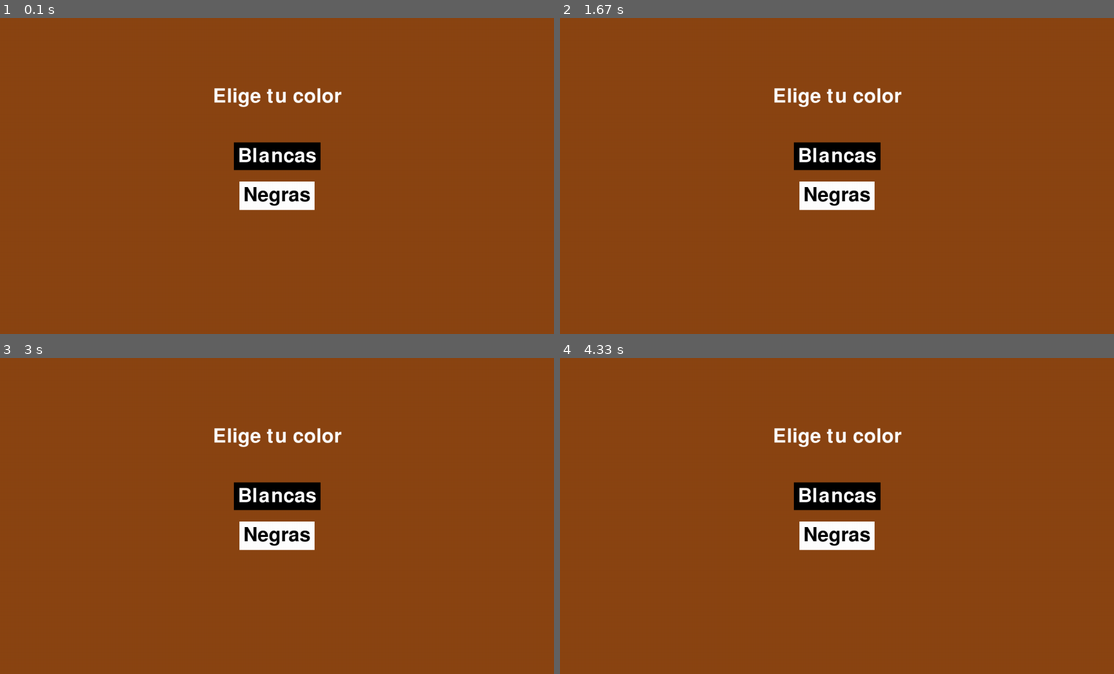
Above: before the commit, frames 1-4 (two rows, left to right).
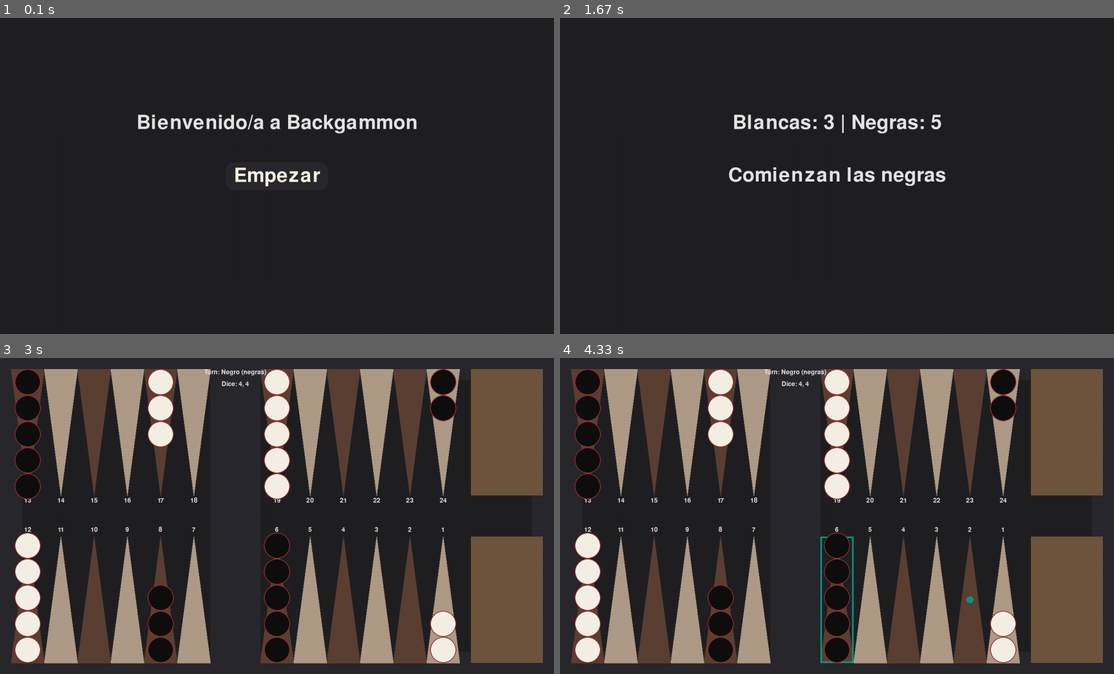
Above: after the commit, the same moments.

Repository: um-computacion/computacion-2025-backgammon-BarbozaFederico
Game: pygame game, started from backgammon/pygame_ui/ui.py
Two runs of this game, one before a commit and one after it. Both use one fixed random seed, a clock stepped at 60 frames per second and the inputs below.
Inputs (mouse positions are in pixels of both pictures, inside the frame that each line leads up to):
- Up to frame 1 (0.1 s): no input
- Up to frame 2 (1.67 s): click (837, 176) at 0.38 s
- Up to frame 3 (3 s): no input
- Up to frame 4 (4.33 s): click (981, 566) at 3.22 s; click (837, 598) at 4.05 s

The runs differ from the first frame. In frame 1, 100% of the frame differs, in the area x 0-100%, y 0-100%; in frame 2, 100%; in frame 3, 100%; in frame 4, 100%.

Commit message:
feat: Se corrigio y agrego nueva estetica

Diff:
--- a/backgammon/pygame_ui/ui.py
+++ b/backgammon/pygame_ui/ui.py
@@ -7,12 +7,35 @@
 
 # Constants
 WIDTH, HEIGHT = 1400, 800
-BOARD_COLOR = (244, 226, 198)  # A beige-like color
-BROWN = (139, 69, 19)
+
+# --- Nueva Paleta de Colores ---
+# --- Nueva Paleta de Colores (Dark Edition) ---
+
+COLOR_FONDO_TABLERO   = (40, 40, 45)      # Gris grafito oscuro (fondo principal)
+COLOR_TRIANGULO_CLARO = (175, 155, 135)   # Beige apagado
+COLOR_TRIANGULO_OSCURO= (92, 64, 51)      # Marrón chocolate profundo
+
+COLOR_FONDO_MESA      = (32, 32, 35)      # Gris muy oscuro (background interno)
+COLOR_BEAR_OFF_BAR    = (110, 85, 60)     # Madera tostada (zona de borneado)
+
+COLOR_PIEZA_NEGRA     = (15, 15, 15)      # Negro mate
+COLOR_PIEZA_BLANCA    = (245, 240, 230)   # Marfil cálido (evita blanco chillón)
+
+COLOR_BORDE_FICHA     = (153, 45, 45)     # Vino oscuro suave (en vez de rojo puro)
+COLOR_TEXTO_NEGRO     = (230, 230, 230)   # Gris claro para texto sobre fondo oscuro
+COLOR_TEXTO_BLANCO    = (250, 244, 227)   # Blanco cálido para contraste
+
+COLOR_HIGHLIGHT       = (0, 155, 130)     # Verde azulado profundo (destaca sin molestar)
+COLOR_BOTON_HOVER     = (119, 97, 82)     # Marrón suave (hover amigable)
+
+
+# --- Colores Antiguos (se mantendrán si son necesarios para elementos no temáticos) ---
 BLACK = (0, 0, 0)
 WHITE = (255, 255, 255)
 RED = (255, 0, 0)
+BOARD_COLOR = COLOR_FONDO_TABLERO
 GREEN = (0, 255, 0)
+
 
 # Game States
 SELECCION_COLOR = "SELECCION_COLOR"
@@ -38,12 +61,10 @@
 
         # Game state
         self.estado_juego = SELECCION_COLOR
-        self.color_elegido = None
         self.dados_iniciales = {"blancas": 0, "negras": 0}
         self.ganador_tirada_inicial = None
         self.tiempo_inicio_tirada = None
-        self.boton_blancas_rect = None
-        self.boton_negras_rect = None
+        self.boton_empezar_rect = None
         self.juego_iniciado = False
 
         self.game_over = False
@@ -111,30 +132,24 @@
 
     def _setup_game(self):
         """Sets up the players and starts the game."""
-        # El jugador humano siempre será P1, el color se basa en la selección
-        color_humano = self.color_elegido
-        color_ia = "negras" if color_humano == "blancas" else "blancas"
-
-        # Las configuraciones se mantienen, solo cambiamos qué configuración pertenece a P1
-        config_blancas = {
-            "id": "P1" if color_humano == "blancas" else "P2",
-            "nombre": "Blanco",
-            "color": "blancas",
-            "direccion": 1,
-            "home_points": range(18, 24),
-            "entry_point": -1,
-        }
-        config_negras = {
-            "id": "P2" if color_humano == "blancas" else "P1",
-            "nombre": "Negro",
-            "color": "negras",
-            "direccion": -1,
-            "home_points": range(0, 6),
-            "entry_point": 24,
-        }
-
-        player_configs = [config_blancas, config_negras]
-
+        player_configs = [
+            {
+                "id": "P1",
+                "nombre": "Blanco",
+                "color": "blancas",
+                "direccion": 1,
+                "home_points": range(18, 24),
+                "entry_point": -1,
+            },
+            {
+                "id": "P2",
+                "nombre": "Negro",
+                "color": "negras",
+                "direccion": -1,
+                "home_points": range(0, 6),
+                "entry_point": 24,
+            },
+        ]
         self.game.setup_players(player_configs)
         self.game.start_game(
             primer_jugador_color=self.ganador_tirada_inicial
@@ -173,7 +188,7 @@
 
     def _draw_checkers(self):
         """Draws the checkers on the board based on the game state."""
-        checker_colors = {"blancas": WHITE, "negras": BLACK}
+        checker_colors = {"blancas": COLOR_PIEZA_BLANCA, "negras": COLOR_PIEZA_NEGRA}
 
         # Highlight selected source
         if self.selected_source is not None:
@@ -182,7 +197,7 @@
                 rect = self.bar_rects[player_color]
             else:
                 rect = self.point_rects[self.selected_source]
-            pygame.draw.rect(self.screen, GREEN, rect, 4)
+            pygame.draw.rect(self.screen, COLOR_HIGHLIGHT, rect, 4)
 
         # Draw checkers on points first
         for point_idx, checkers in enumerate(self.game.board.points):
@@ -213,7 +228,7 @@
                     self.screen, color, (center_x, center_y), self.checker_radius
                 )
                 pygame.draw.circle(
-                    self.screen, RED, (center_x, center_y), self.checker_radius, 2
+                    self.screen, COLOR_BORDE_FICHA, (center_x, center_y), self.checker_radius, 2
                 )
 
         # Draw checkers on the bar
@@ -232,14 +247,14 @@
                     self.screen, color, (bar_x, center_y), self.checker_radius
                 )
                 pygame.draw.circle(
-                    self.screen, RED, (bar_x, center_y), self.checker_radius, 2
+                    self.screen, COLOR_BORDE_FICHA, (bar_x, center_y), self.checker_radius, 2
                 )
 
         # Draw borne-off checkers count inside the bear-off areas
         white_borne_off = len(self.game.board.get_borne_off("blancas"))
         if white_borne_off > 0:
             white_rect = self.bear_off_rects["blancas"]
-            white_text = self.font.render(f"Off: {white_borne_off}", True, BLACK)
+            white_text = self.font.render(f"Off: {white_borne_off}", True, COLOR_TEXTO_NEGRO)
             self.screen.blit(
                 white_text,
                 (
@@ -251,7 +266,7 @@
         black_borne_off = len(self.game.board.get_borne_off("negras"))
         if black_borne_off > 0:
             black_rect = self.bear_off_rects["negras"]
-            black_text = self.font.render(f"Off: {black_borne_off}", True, WHITE)
+            black_text = self.font.render(f"Off: {black_borne_off}", True, COLOR_TEXTO_BLANCO)
             self.screen.blit(
                 black_text,
                 (
@@ -265,11 +280,11 @@
             if dest == "bear_off":
                 player_color = self.game.get_current_player().get_color()
                 rect = self.bear_off_rects[player_color]
-                pygame.draw.rect(self.screen, GREEN, rect, 4)
+                pygame.draw.rect(self.screen, COLOR_HIGHLIGHT, rect, 4)
             else:
                 rect = self.point_rects[dest]
                 pygame.draw.circle(
-                    self.screen, GREEN, rect.center, self.checker_radius * 0.3
+                    self.screen, COLOR_HIGHLIGHT, rect.center, self.checker_radius * 0.3
                 )
 
     def _draw_game_over_screen(self):
@@ -281,7 +296,7 @@
 
         # Display winner message
         winner_text = f"¡Gana el jugador {self.winner.get_nombre()}!"
-        text_surface = self.large_font.render(winner_text, True, WHITE)
+        text_surface = self.large_font.render(winner_text, True, COLOR_TEXTO_BLANCO)
         text_rect = text_surface.get_rect(center=(WIDTH / 2, HEIGHT / 2))
         self.screen.blit(text_surface, text_rect)
 
@@ -293,8 +308,8 @@
         player_text = f"Turn: {player.get_nombre()} ({player.get_color()})"
         dice_text = f"Dice: {dice[0]}, {dice[1]}" if dice else "Dice: Not rolled"
 
-        player_surface = self.font.render(player_text, True, BLACK)
-        dice_surface = self.font.render(dice_text, True, BLACK)
+        player_surface = self.font.render(player_text, True, COLOR_TEXTO_NEGRO)
+        dice_surface = self.font.render(dice_text, True, COLOR_TEXTO_NEGRO)
 
         info_x = self.board_edge + 6 * self.point_width + self.bar_width / 2
 
@@ -309,28 +324,25 @@
         """
         Draws the static elements of the backgammon board using pre-calculated rects.
         """
-        # Draw the main board background and frame
-        frame_color = (139, 69, 19)  # SaddleBrown
-        self.screen.fill(BOARD_COLOR)
+        # Dibuja el fondo de la mesa y el marco del tablero
+        self.screen.fill(COLOR_FONDO_MESA)
         pygame.draw.rect(
-            self.screen, frame_color, (0, 0, WIDTH, HEIGHT), self.board_edge * 2
-        )
-
-        # Draw the bar
+            self.screen, COLOR_FONDO_TABLERO, (0, 0, WIDTH, HEIGHT), self.board_edge * 2
+        )
+
+        # Dibuja la barra central
         bar_x = self.board_edge + 6 * self.point_width
-        pygame.draw.rect(self.screen, frame_color, (bar_x, 0, self.bar_width, HEIGHT))
-
-        # Draw bear-off areas
-        bear_off_color = (100, 100, 220, 128)  # A semi-transparent blue
+        pygame.draw.rect(self.screen, COLOR_FONDO_TABLERO, (bar_x, 0, self.bar_width, HEIGHT))
+
+        # Dibuja las áreas de bear-off
         for color, rect in self.bear_off_rects.items():
-            pygame.draw.rect(self.screen, bear_off_color, rect)
-            # The count of borne-off checkers is now drawn in _draw_checkers
-
-        # Points colors
-        color1 = (210, 180, 140)  # Tan
-        color2 = (139, 115, 85)  # Tan4
-
-        # Draw the points (triangles) and numbers
+            pygame.draw.rect(self.screen, COLOR_BEAR_OFF_BAR, rect)
+
+        # Colores de los triángulos
+        color1 = COLOR_TRIANGULO_CLARO
+        color2 = COLOR_TRIANGULO_OSCURO
+
+        # Dibuja los triángulos y los números
         for i, rect in enumerate(self.point_rects):
             if rect is None:
                 continue
@@ -360,7 +372,7 @@
 
             # Draw number
             ui_number = i + 1
-            num_text = self.font.render(str(ui_number), True, BLACK)
+            num_text = self.font.render(str(ui_number), True, COLOR_TEXTO_NEGRO)
             if i >= 12:  # Top row
                 self.screen.blit(
                     num_text, (rect.centerx - num_text.get_width() / 2, rect.bottom + 5)
@@ -575,57 +587,63 @@
             return False
         return True
 
+    def _draw_boton_redondeado(self, text, rect, text_color, bg_color, hover_color, radius=20):
+        mouse_pos = pygame.mouse.get_pos()
+        is_hovered = rect.collidepoint(mouse_pos)
+
+        color_actual = hover_color if is_hovered else bg_color
+
+        # Dibuja el rectángulo redondeado
+        pygame.draw.rect(self.screen, color_actual, rect, border_radius=radius)
+
+        # Dibuja el texto
+        text_surface = self.large_font.render(text, True, text_color)
+        text_rect = text_surface.get_rect(center=rect.center)
+        self.screen.blit(text_surface, text_rect)
+
     def _draw_pantalla_seleccion_color(self):
-        self.screen.fill(BROWN)
+        self.screen.fill(COLOR_FONDO_MESA)
         titulo_surface = self.large_font.render(
-            "Elige tu color", True, WHITE
-        )
-        titulo_rect = titulo_surface.get_rect(center=(WIDTH / 2, HEIGHT / 4))
+            "Bienvenido/a a Backgammon", True, COLOR_TEXTO_NEGRO
+        )
+        titulo_rect = titulo_surface.get_rect(center=(WIDTH / 2, HEIGHT / 3))
         self.screen.blit(titulo_surface, titulo_rect)
 
-        # Botón Blancas
-        blancas_surface = self.large_font.render("Blancas", True, WHITE)
-        self.boton_blancas_rect = blancas_surface.get_rect(
-            center=(WIDTH / 2, HEIGHT / 2 - 50)
-        )
-        pygame.draw.rect(self.screen, BLACK, self.boton_blancas_rect.inflate(20, 20))
-        self.screen.blit(blancas_surface, self.boton_blancas_rect)
-
-        # Botón Negras
-        negras_surface = self.large_font.render("Negras", True, BLACK)
-        self.boton_negras_rect = negras_surface.get_rect(
-            center=(WIDTH / 2, HEIGHT / 2 + 50)
-        )
-        pygame.draw.rect(self.screen, WHITE, self.boton_negras_rect.inflate(20, 20))
-        self.screen.blit(negras_surface, self.boton_negras_rect)
+        # Botón Empezar
+        empezar_text = "Empezar"
+        empezar_surface = self.large_font.render(empezar_text, True, COLOR_TEXTO_BLANCO)
+        empezar_rect_inflated = empezar_surface.get_rect(center=(WIDTH / 2, HEIGHT / 2)).inflate(40, 20)
+        self.boton_empezar_rect = empezar_rect_inflated
+
+        self._draw_boton_redondeado(
+            empezar_text,
+            self.boton_empezar_rect,
+            COLOR_TEXTO_BLANCO,
+            COLOR_FONDO_TABLERO,
+            COLOR_BOTON_HOVER,
+        )
 
     def _handle_eventos_seleccion_color(self, event):
         if event.type == pygame.MOUSEBUTTONDOWN:
-            if self.boton_blancas_rect and self.boton_blancas_rect.collidepoint(
+            if self.boton_empezar_rect and self.boton_empezar_rect.collidepoint(
                 event.pos
             ):
-                self.color_elegido = "blancas"
                 self.estado_juego = TIRADA_INICIAL
-            elif self.boton_negras_rect and self.boton_negras_rect.collidepoint(
-                event.pos
-            ):
-                self.color_elegido = "negras"
-                self.estado_juego = TIRADA_INICIAL
 
     def _draw_pantalla_tirada_inicial(self):
-        self.screen.fill(BROWN)
+        self.screen.fill(COLOR_FONDO_MESA)
         if not self.ganador_tirada_inicial:
             msg = "Tirando dados..."
         else:
             msg = f"Blancas: {self.dados_iniciales['blancas']} | Negras: {self.dados_iniciales['negras']}"
 
-        texto_surface = self.large_font.render(msg, True, WHITE)
+        texto_surface = self.large_font.render(msg, True, COLOR_TEXTO_NEGRO)
         texto_rect = texto_surface.get_rect(center=(WIDTH / 2, HEIGHT / 3))
         self.screen.blit(texto_surface, texto_rect)
 
-        if self.ganador_tirada_inicial:
+        if self.ganador_tirada_inicial and self.ganador_tirada_inicial != "empate":
             ganador_msg = f"Comienzan las {self.ganador_tirada_inicial}"
-            ganador_surface = self.large_font.render(ganador_msg, True, WHITE)
+            ganador_surface = self.large_font.render(ganador_msg, True, COLOR_TEXTO_NEGRO)
             ganador_rect = ganador_surface.get_rect(
                 center=(WIDTH / 2, HEIGHT / 2)
             )
Not shown, changed: CHANGELOG.md
Not shown, changed: REPORTS.md
Not shown, changed: prompts/prompts-documentacion.md
